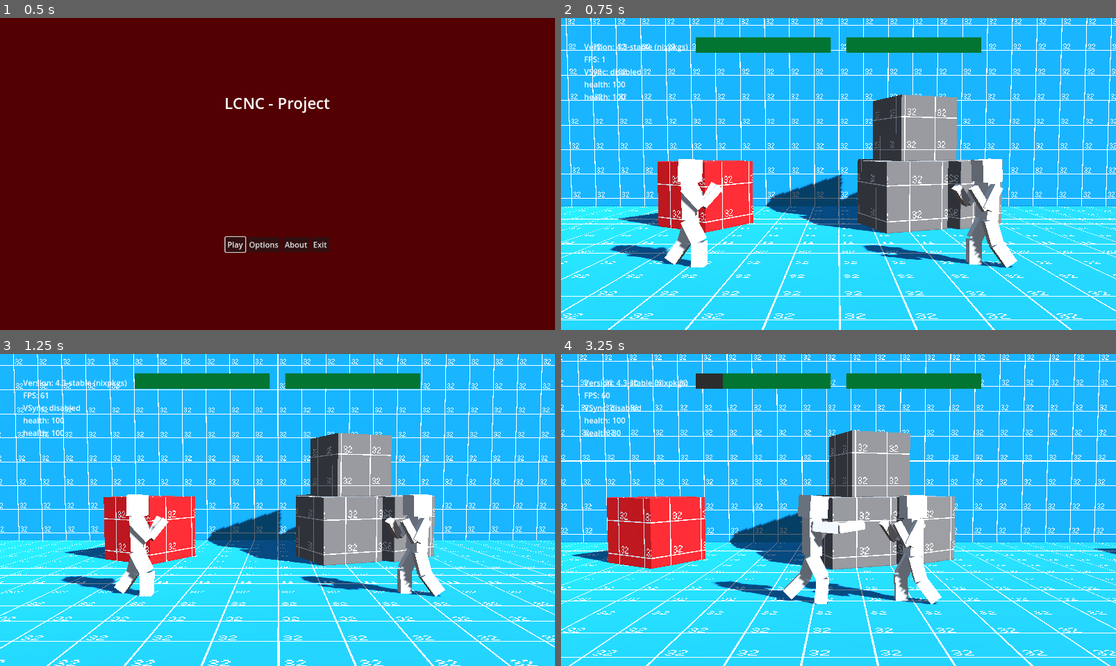
Above: before the commit, frames 1-4 (two rows, left to right).
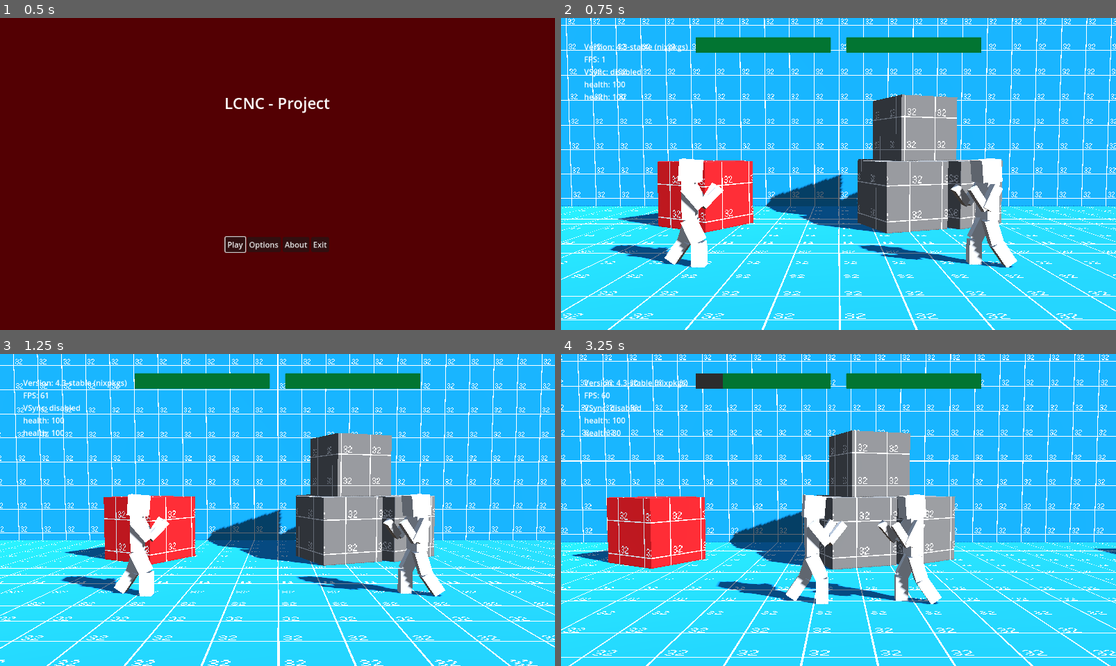
Above: after the commit, the same moments.

Repository: miklaskarjalainen/KioskKnockout
Game: Godot game, scene res://src/scenes/UI.tscn
Two runs of this game, one before a commit and one after it. Both use one fixed random seed, a clock stepped at 60 frames per second and the inputs below.
Inputs (mouse positions are in pixels of both pictures, inside the frame that each line leads up to):
- Up to frame 1 (0.5 s): no input
- Up to frame 2 (0.75 s): click "Play" at 0.5 s
- Up to frame 3 (1.25 s): no input
- Up to frame 4 (3.25 s): move the mouse to (960, 494) at 1.27 s; hold D (kb_right) 1.28-2 s; tap K (kb_normal_action) at 1.35, 2.85 s; click (960, 494) at 1.42 s; tap Space (kb_jump) at 1.52 s; drag from (727, 525) to (810, 572) at 2.02 s; move the mouse to (894, 441) at 2.77 s; hold D (kb_right) from 2.78 s (still down)

Frame 1 is identical in both runs. In frame 2, 0.2% of the frame differs, in the area x 17-82%, y 44-80%; in frame 3, 0.4%; in frame 4, 1.1%, in the area x 27-69%, y 44-81%.
Error after the commit: Parse Error: Could not find type "ActionController" in the current scope. (res://src/actors/AnimationHandler.gd:14)

Commit message:
REDO this later.

Diff:
--- a/src/actors/AnimationHandler.gd
+++ b/src/actors/AnimationHandler.gd
@@ -4,7 +4,14 @@
 ### automatically.
 class_name AnimationController
 
+enum State {
+	ACTION = 0,
+	MOVEMENT = 1,
+	IDLE = 2
+}
+
 @export var anim: AnimationPlayer = null
+@export var actions: ActionController = null
 
 # Animation priority list. First animation which is not empty string is played.
 # This is just an idea on how to handle this. Never tried it before.
@@ -14,12 +21,19 @@
 	"idle", # [2] fallback
 ]
 
+func animation_state() -> State:
+	return _get_target_anim_index()
+
 func play_action(anim: String):
 	_animation_list[0] = anim
 
 func _ready() -> void:
 	assert(anim, "is null")
+	assert(actions, "is null")
 	anim.animation_finished.connect(_animation_finished)
+	actions.action_started.connect(func(action: String):
+		play_action(action)
+	)
 
 func _get_target_anim_index() -> int:
 	for idx in _animation_list.size():
